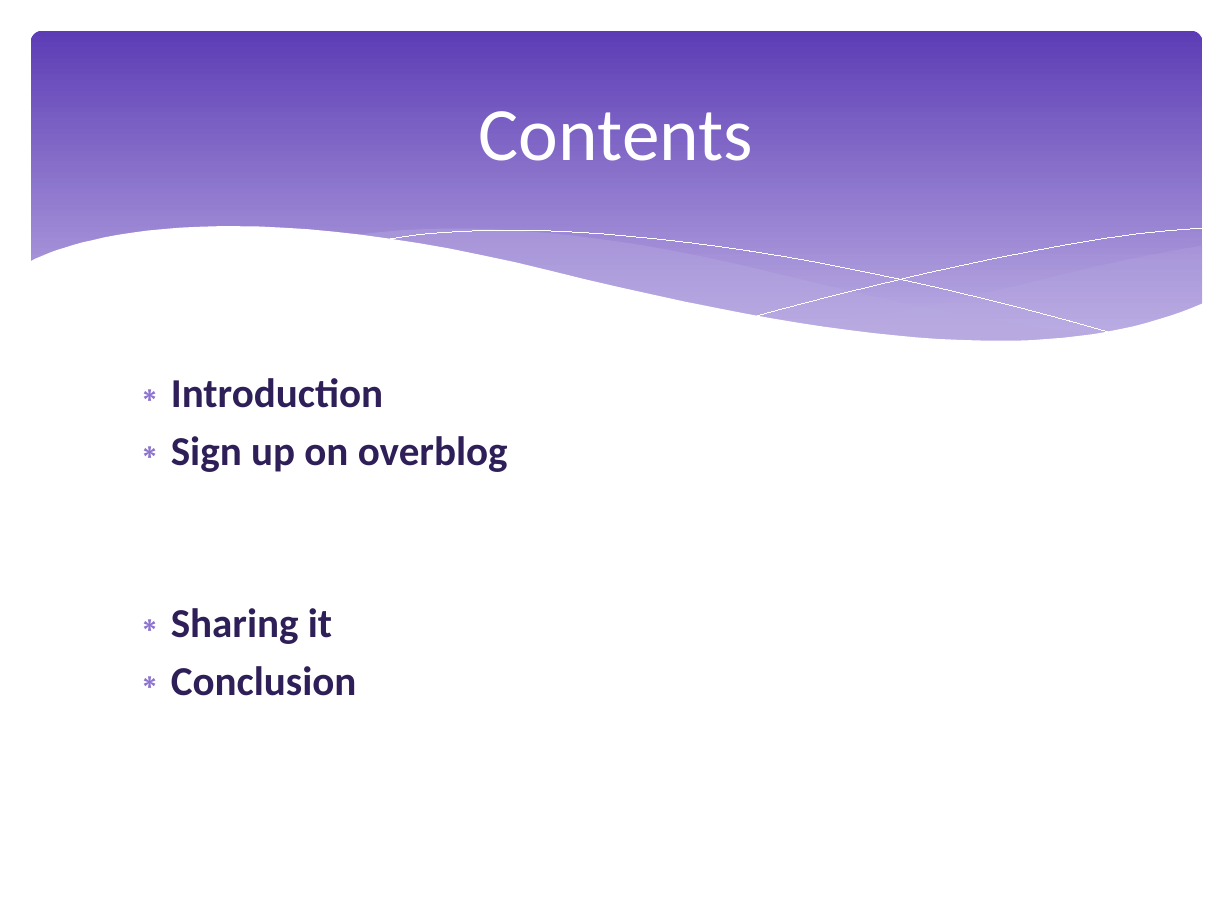
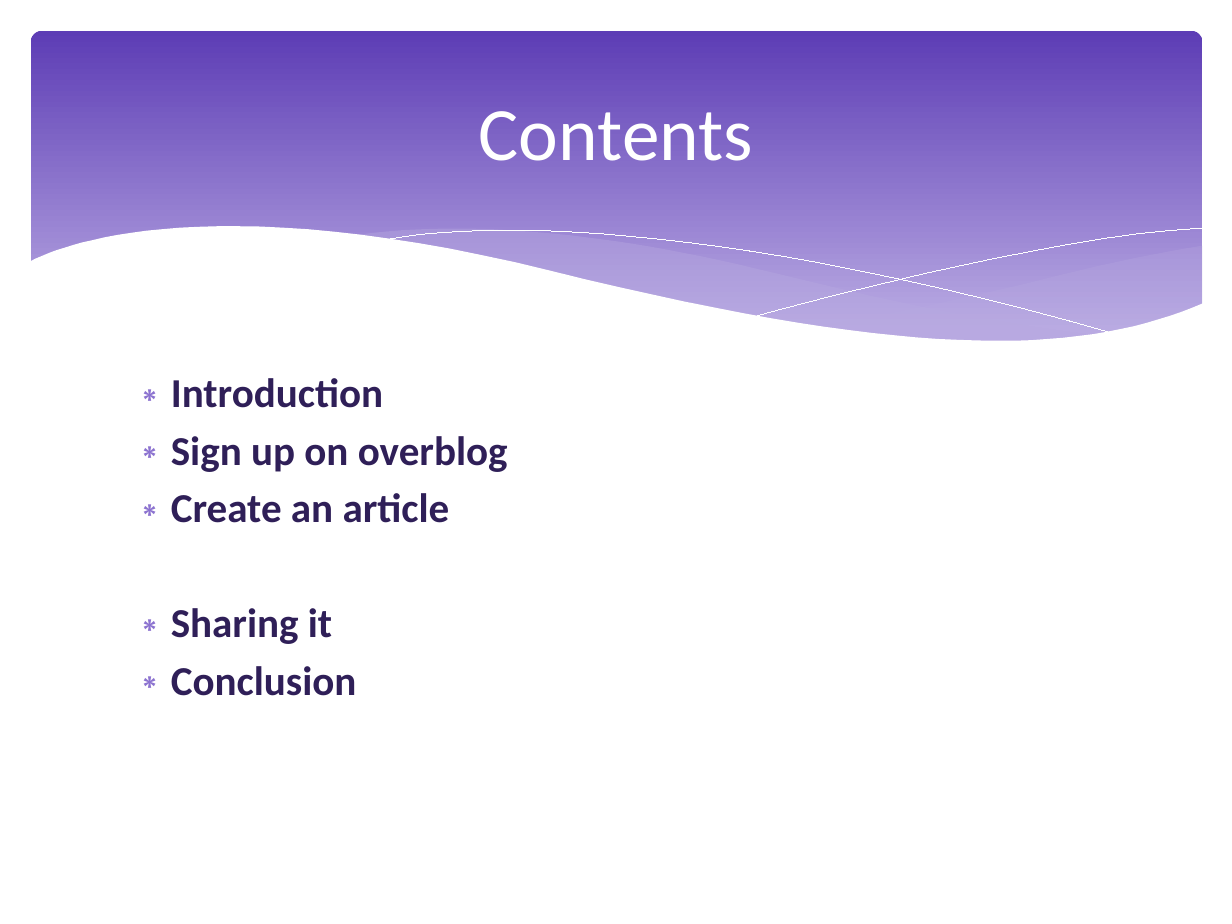
Before and after one commit to NoemieRullier/EnglishProjectBlog, a slide deck: slide 2 of Presentation.pptx. Drawn at 1232x924 pixels with LibreOffice and Linux fonts; fonts in the diff are those of the drawing. Boxes give left, top, right and bottom in pixels: in the first picture for what was removed or moved away, otherwise in the second. Text is boxed around its words. In the diff, an @@ line names an element or a change of style, - is before the commit and + after.

```diff
--- a/Presentation.pptx
+++ b/Presentation.pptx
@@ text at [171, 493, 450, 523]: paragraph added @@
+∗ Create an article
```
Also in this commit, not shown: 3 other files.
